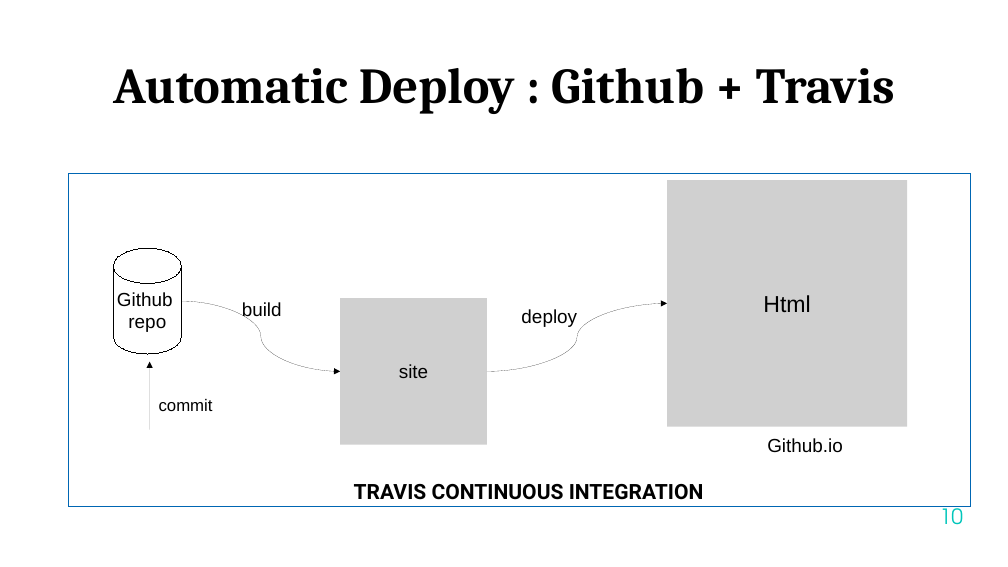
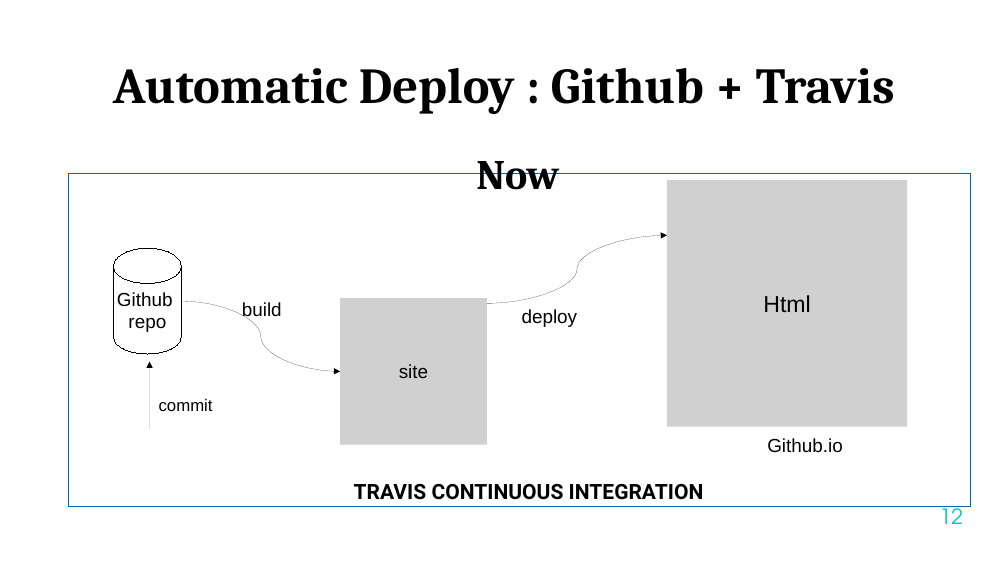
Before and after one commit to samakhov/asbath.github.io, a slide deck: slide 12 of PRESENTATION-INTERNSHIP.pptx (slide 10 before the commit). Drawn at 1008x567 pixels with LibreOffice and Linux fonts; fonts in the diff are those of the drawing; grey boxes stand for pictures; background and template pictures are left out. Boxes give left, top, right and bottom in pixels: in the first picture for what was removed or moved away, otherwise in the second. Text is boxed around its words. In the diff, an @@ line names an element or a change of style, - is before the commit and + after.

```diff
--- a/PRESENTATION-INTERNSHIP.pptx
+++ b/PRESENTATION-INTERNSHIP.pptx
@@ text added at bbox=[476, 161, 559, 190], 40 pt, text #000000, bold @@
+Now
@@ curved arrow moved from (487, 371) - (667, 303) to (487, 303) - (667, 235) @@
@@ page number at bbox=[940, 506, 963, 524]: text changed @@
-10
+12
```
Also in this commit, not shown: 9 other slides changed, 1 slide added, 33 other files.
